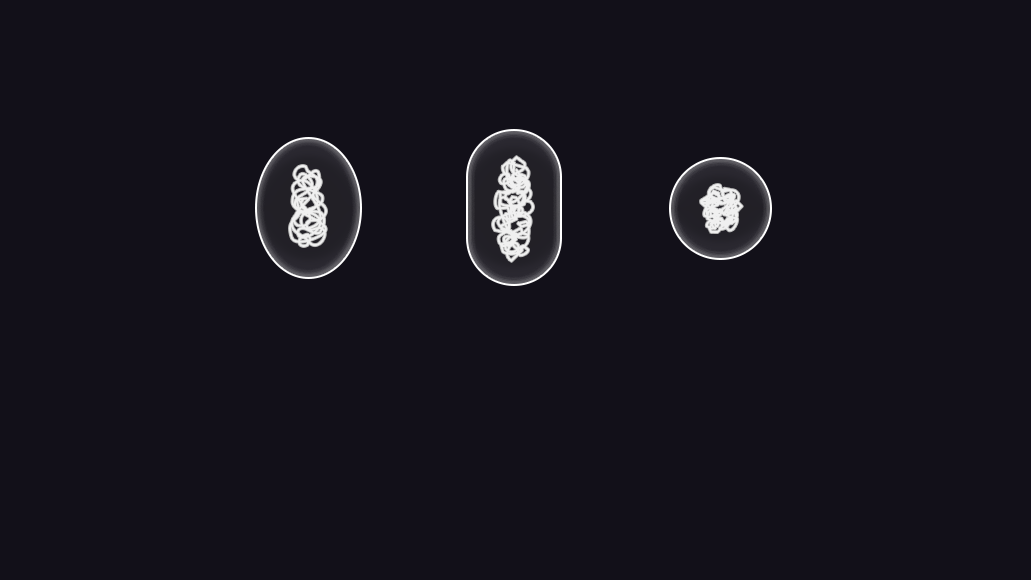
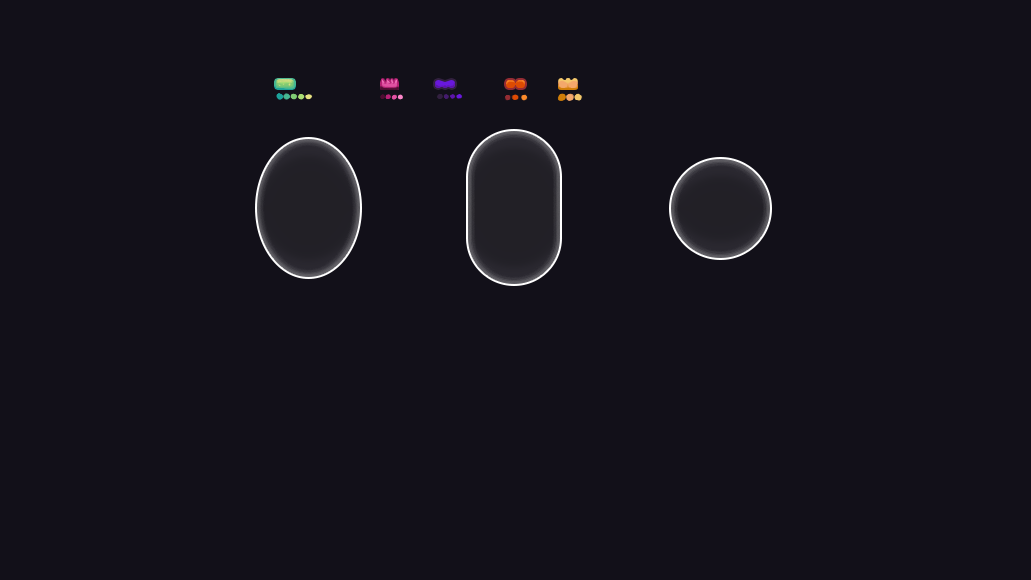
Revision of a layered 1031×580 image; what changed, layer by layer:
added group "photoautotroph" with 4 layers above "organotrophEndobiotic" over [274, 78, 313, 100]
added layer "Layer 14" in group "photoautotroph" over [274, 78, 296, 90]
added group "Group 6" with 1 layers in group "photoautotroph" over [275, 79, 295, 89]
added layer "Rounded Rectangle 6" in group "Group 6" over [275, 79, 295, 89]
added layer "Layer 13" in group "photoautotroph" over [276, 93, 313, 100]
added group "organotrophEndobiotic" with 4 layers above "organotroph" over [380, 79, 403, 100]
added layer "Layer 12" in group "organotrophEndobiotic" over [380, 79, 399, 90]
added group "Group 5" with 1 layers in group "organotrophEndobiotic" over [381, 79, 398, 89]
added layer "Rounded Rectangle 5" in group "Group 5" over [381, 79, 398, 89]
added group "organotroph" with 4 layers above "methanotroph" over [434, 79, 463, 99]
added group "Group 4" with 1 layers in group "organotroph" over [434, 79, 456, 89]
added layer "Rounded Rectangle 4" in group "Group 4" over [434, 79, 456, 89]
added group "methanotroph" with 6 layers above "thermophile" over [504, 79, 528, 101]
added group "Group 3" with 3 layers in group "methanotroph" over [505, 79, 526, 89]
added group "Group 2" with 2 layers in group "Group 3" over [505, 79, 526, 89]
added group "thermophile" with 4 layers above "nucleoids" over [557, 78, 583, 101]
added layer "Layer 6" in group "thermophile" over [557, 93, 583, 101]
added layer "Layer 5" in group "thermophile" over [558, 78, 578, 90]
added group "Group 1" with 1 layers in group "thermophile" over [558, 78, 578, 90]
added layer "Rounded Rectangle 2" in group "Group 1" over [558, 78, 578, 90]
renamed "Group 1" to "nucleoids", hid the group it (3 layers) over [289, 158, 741, 262]
painted on "Shape 3" over [706, 187, 738, 231]
painted on "Shape 2" over [498, 161, 528, 247]
painted on "Shape 1" over [291, 197, 323, 238]
…and 7 more changes (7 added)
